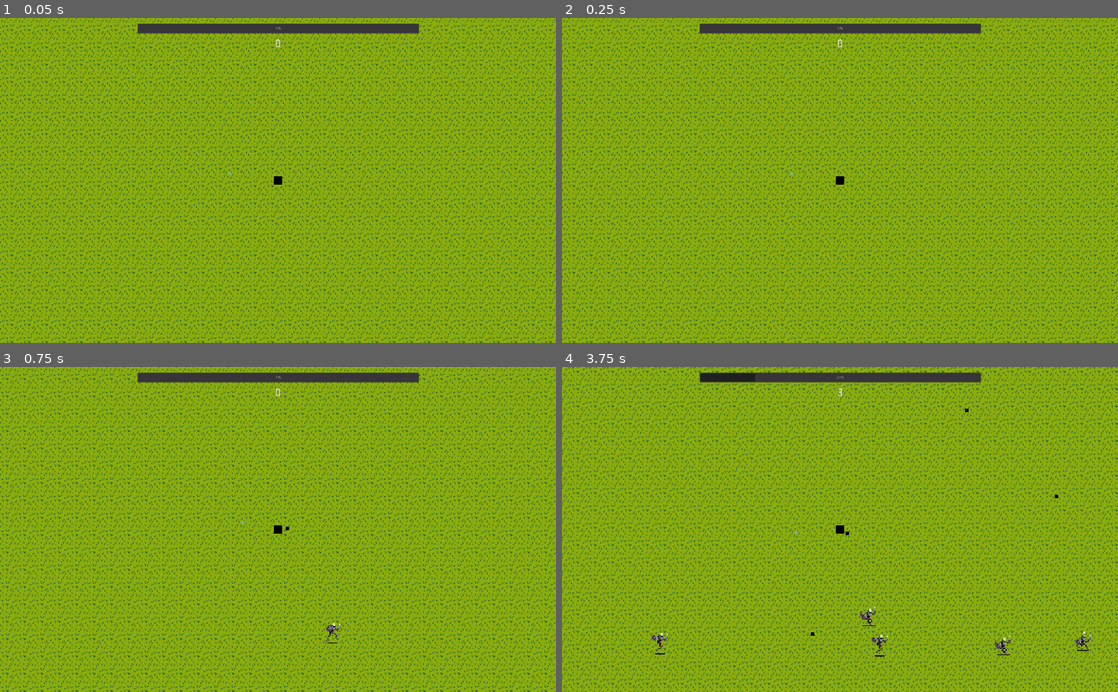
Above: before the commit, frames 1-4 (two rows, left to right).
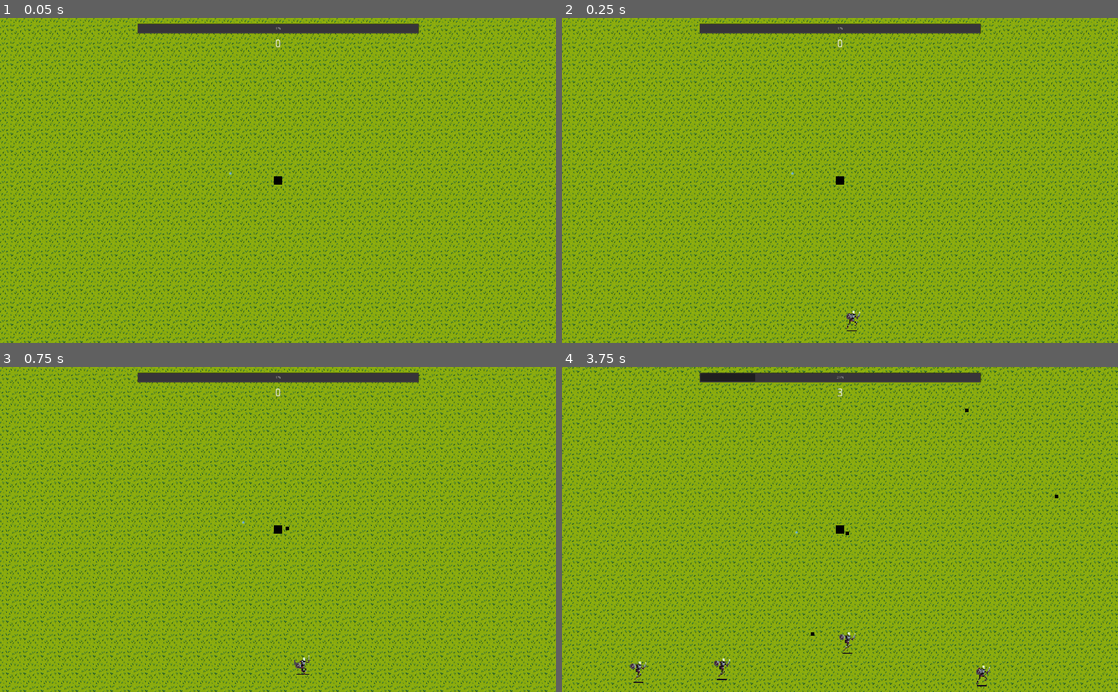
Above: after the commit, the same moments.

Repository: kirito500/vampire-soul
Game: Godot game, scene res://test.tscn
Two runs of this game, one before a commit and one after it. Both use one fixed random seed, a clock stepped at 60 frames per second and the inputs below.
Inputs (mouse positions are in pixels of both pictures, inside the frame that each line leads up to):
- Up to frame 1 (0.05 s): no input
- Up to frame 2 (0.25 s): no input
- Up to frame 3 (0.75 s): tap Enter at 0.5 s; move the mouse to (400, 513) at 0.52 s; hold A (A) from 0.53 s (still down); click (400, 513) at 0.67 s
- Up to frame 4 (3.75 s): release A (A) at 1.25 s; drag from (728, 545) to (840, 529) at 1.27 s; move the mouse to (895, 458) at 2.02 s; hold D (D) 2.03-2.75 s; click (895, 458) at 2.17 s; tap A (A) at 2.3 s; drag from (812, 594) to (990, 500) at 2.77 s; move the mouse to (1006, 578) at 3.52 s; hold W (W) from 3.53 s (still down); click (1006, 578) at 3.67 s

Frame 1 is identical in both runs. In frame 2, less than 0.1% of the frame differs, in the area x 51-54%, y 89-97%; in frame 3, 0.1%; in frame 4, 0.6%, in the area x 12-96%, y 73-99%.

Commit message:
another try to fix

Diff:
--- a/monsters/skeleton/skeleton.tscn
+++ b/monsters/skeleton/skeleton.tscn
@@ -33,7 +33,6 @@
 position = Vector2( 0, -35 )
 frames = SubResource( 1 )
 animation = "walk"
-frame = 2
 playing = true
 
 [node name="CollisionShape2D" type="CollisionShape2D" parent="."]
--- a/test.tscn
+++ b/test.tscn
@@ -30,7 +30,7 @@
 
 [sub_resource type="Curve2D" id=7]
 _data = {
-"points": PoolVector2Array( 0, 0, 0, 0, -685.305, -1260.81, 0, 0, 0, 0, 4627.7, -1262.81, 0, 0, 0, 0, 4631.7, 1837.19, 0, 0, 0, 0, -690.305, 1862.19, 0, 0, 0, 0, -680.305, -1260.81 )
+"points": PoolVector2Array( 0, 0, 0, 0, 823.375, -291.074, 0, 0, 0, 0, 5391.37, -277.074, 0, 0, 0, 0, 5380.37, 1984.93, 0, 0, 0, 0, 790.375, 1955.93, 0, 0, 0, 0, 809.375, -284.074 )
 }
 
 [sub_resource type="RectangleShape2D" id=8]
@@ -55,12 +55,11 @@
 autostart = true
 
 [node name="SpawnPath" type="Path2D" parent="."]
-position = Vector2( 921.3, 1462.81 )
+position = Vector2( 2502.63, 2151.07 )
 curve = SubResource( 7 )
 
 [node name="SpawnLocation" type="PathFollow2D" parent="SpawnPath"]
-position = Vector2( -686.271, 602.261 )
-offset = 15319.1
+position = Vector2( 813.375, -665.074 )
 rotate = false
 
 [node name="walls" type="StaticBody2D" parent="."]
